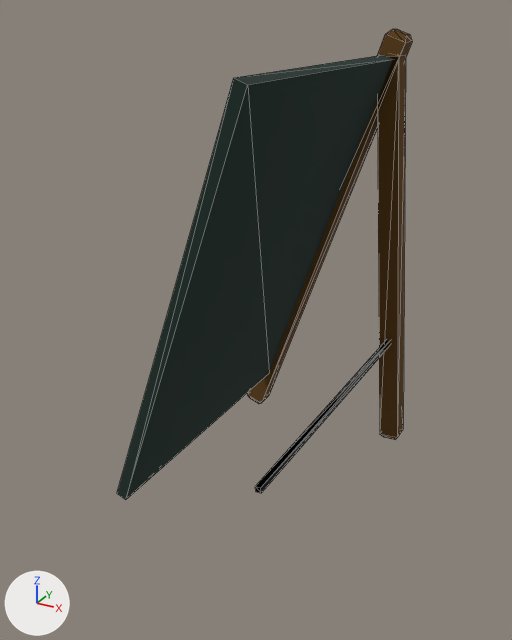
Two versions of the glTF model MI/3d_assets/2. feria/letrero.glb, one commit apart.
Rendered twice from a camera (50 mm lens) standing at (3.62, -8.35, 5.45) and looking at (0.1, -1.95, 2.26). The axes (+X, +Y, +Z) are drawn at lower left. The lights are the same throughout. Mesh edges are drawn as thin lines. Where no turn or scale is listed for an object, it has been applied to the vertices. Vertices at the same position are counted once.
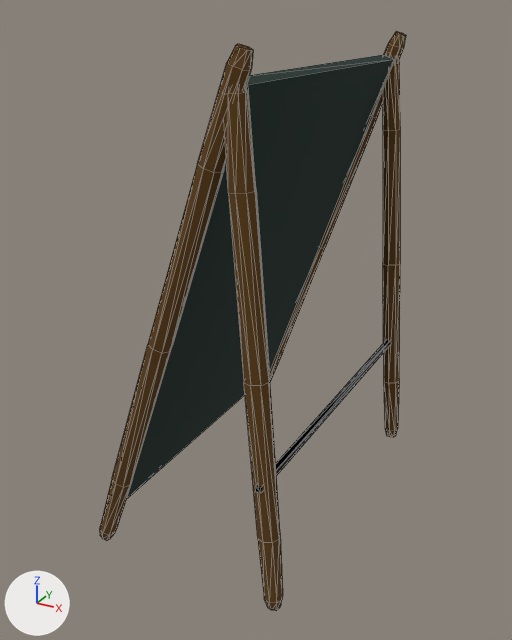
Diff of the bpy script that builds the scene:
```diff
--- a/MI/3d_assets/2. feria/letrero.glb.py
+++ b/MI/3d_assets/2. feria/letrero.glb.py
@@ me_cube_004 @@
 # used by ob_cube; location = (-0.03, 0.0, 2.59); rotation_euler = (0.0, 0.339, 0.0), in degrees (0, 19, 0); scale = (-0.126, -0.126, -2.86)
-me_cube_004.from_pydata(...)  # 16 vertices, 28 faces; spans x -1.0..1.0, y -1.0..1.0, z -0.97..0.97
+me_cube_004.from_pydata(...)  # 116 vertices, 224 faces; spans x -0.9..0.9, y -0.9..29.06, z -0.97..0.97
+# me_cube_004 part 1: the whole mesh is rebuilt
 me_cube_004.materials.append(mat_material_001)
@@ me_cube_007 @@
 # used by ob_cube_002; location = (1.0, 0.0, 2.49); rotation_euler = (0.0, -0.0796, 0.0), in degrees (0, -4.6, 0); scale = (-0.126, -0.126, -2.6)
-me_cube_007.from_pydata(...)  # 16 vertices, 28 faces; spans x -1.0..1.0, y -1.0..1.0, z -0.97..0.97
+me_cube_007.from_pydata(...)  # 116 vertices, 224 faces; spans x -0.9..0.9, y -0.9..29.06, z -0.97..0.97
+# me_cube_007 part 2: the whole mesh is rebuilt
 me_cube_007.materials.append(mat_material_001)
```

Where the change shows, as pixel boxes [x1, y1, x2, y2] in the pictures (512 x 640 px):
'Cube.002', reshaped (487% wider, 43% taller)
    before: [377, 56, 406, 440]
    after: [225, 61, 400, 611]
'Cube', reshaped (85% wider, 36% taller)
    before: [247, 29, 412, 404]
    after: [100, 31, 406, 541]
